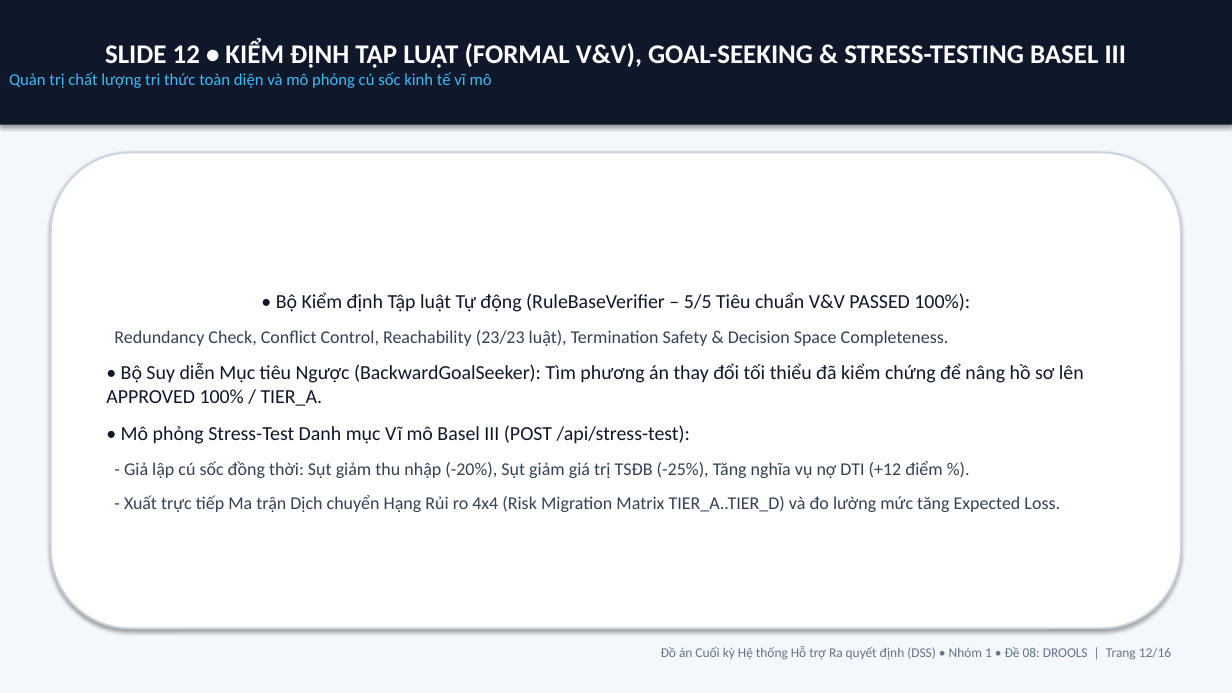
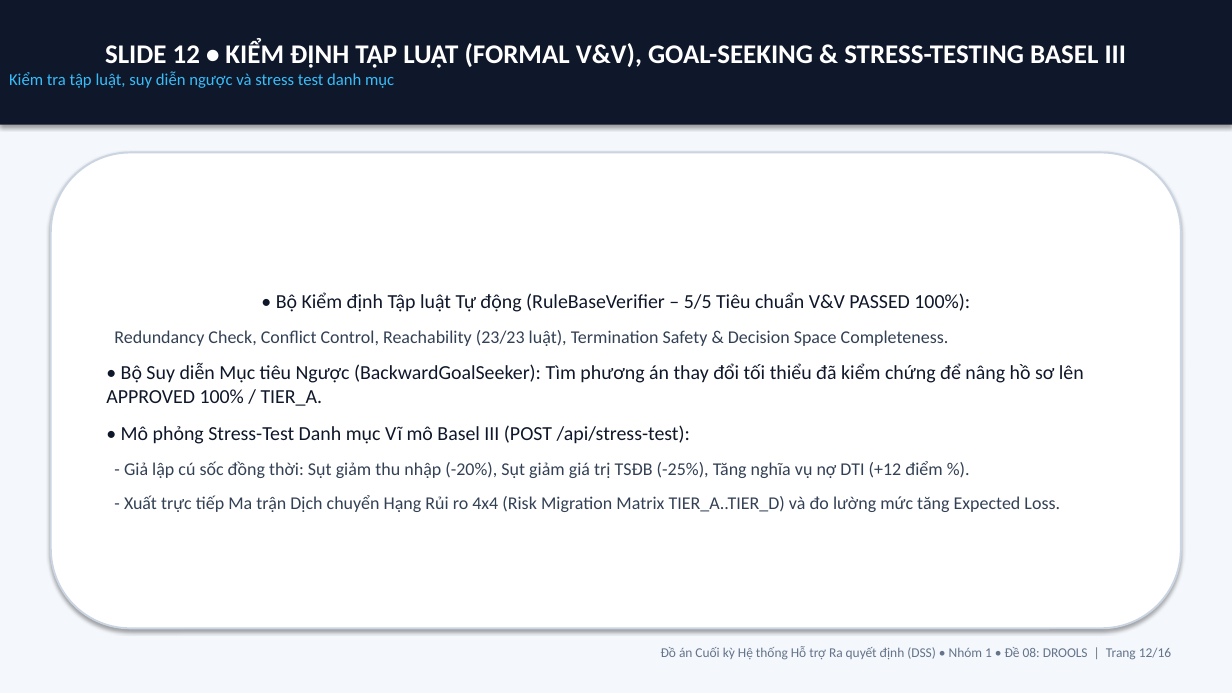
Before and after one commit to Vipwar/dss-nhom1-de08-drools, a slide deck: slide 12 of docs/SLIDE_THUYET_TRINH_DE_08_DROOLS_NHOM_1.pptx. Drawn at 1232x693 pixels with LibreOffice and Linux fonts; fonts in the diff are those of the drawing. Boxes give left, top, right and bottom in pixels: in the first picture for what was removed or moved away, otherwise in the second. Text is boxed around its words. In the diff, an @@ line names an element or a change of style, - is before the commit and + after.

```diff
--- a/docs/SLIDE_THUYET_TRINH_DE_08_DROOLS_NHOM_1.pptx
+++ b/docs/SLIDE_THUYET_TRINH_DE_08_DROOLS_NHOM_1.pptx
@@ text in rectangle at (9, 71, 394, 88): text changed @@
-Quản trị chất lượng tri thức toàn diện và mô phỏng cú sốc kinh tế vĩ mô
+Kiểm tra tập luật, suy diễn ngược và stress test danh mục
```
Also in this commit, not shown: 9 other slides changed, 13 other files.
